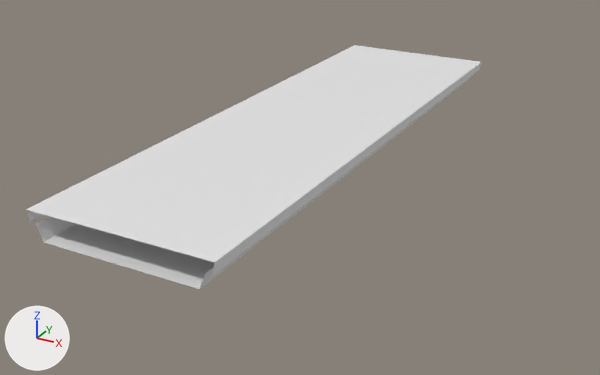
Before and after pictures for a commit that changed the OBJ model Resources/Meshes/31m/Elevated_Station_Pavement_LOD.obj.
Rendered twice from a camera (50 mm lens) standing at (41.0, -76.2, 29.6) and looking at (1.7, -4.7, -6.1). The lights are fixed; the arrows at lower left show +X, +Y and +Z. Where no turn or scale is listed for an object, it has been applied to the vertices.

The scene before the commit, as lines of its bpy script (objects in view):
```python
me_elevated_station_pavement_lod = bpy.data.meshes.new('Elevated_Station_Pavement_LOD')
me_elevated_station_pavement_lod.from_pydata(...)  # 40 vertices, 48 faces; spans x -9.5..9.5, y -32.0..32.0, z -2.7..0.0
ob_elevated_station_pavement_lod = bpy.data.objects.new('Elevated_Station_Pavement_LOD', me_elevated_station_pavement_lod)
ob_elevated_station_pavement_lod.location = (0.0, 0.0, 0.0)
```
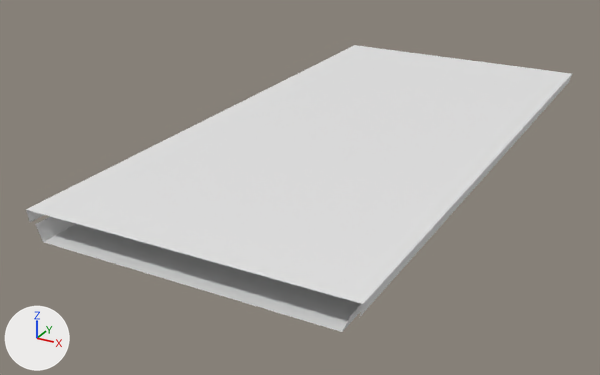
The newer file is also turned or shifted as a whole; pictures and numbers use the older file's frame.

Pixel boxes (x1, y1, x2, y2) of what changed, in the pictures (600 x 375 px):
```json
{"object": "Elevated_Station_Pavement_LOD", "change": "reshaped", "before": [26, 45, 482, 289], "after": [26, 45, 572, 332], "on screen": "20% wider, 18% taller"}
```

Scene script edits in JSON lines:
```json
{"block": "me_elevated_station_pavement_lod", "where": "me_elevated_station_pavement_lod.from_pydata(...)  # 40 vertices, 48 faces; spans x -9.5..9.5, y -32.0..32.0, z -2.7..0.0"}
{"block": "me_elevated_station_pavement_lod", "where": "# used by ob_elevated_station_pavement_lod; location = (0.0, 0.0, 0.0)"}
{"block": "me_elevated_station_pavement_lod", "change": "me_elevated_station_pavement_lod part 1: all 20 vertices in x 8.0..9.5, y -32.0..32.0, z -2.7..0.0 are moved by (12.0, 0.0, 0.0)"}
```
